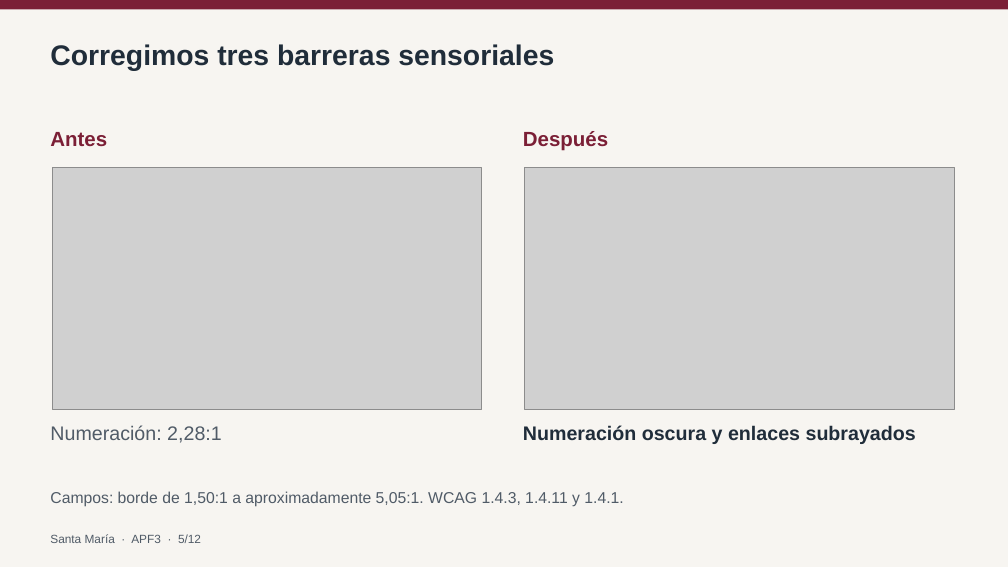
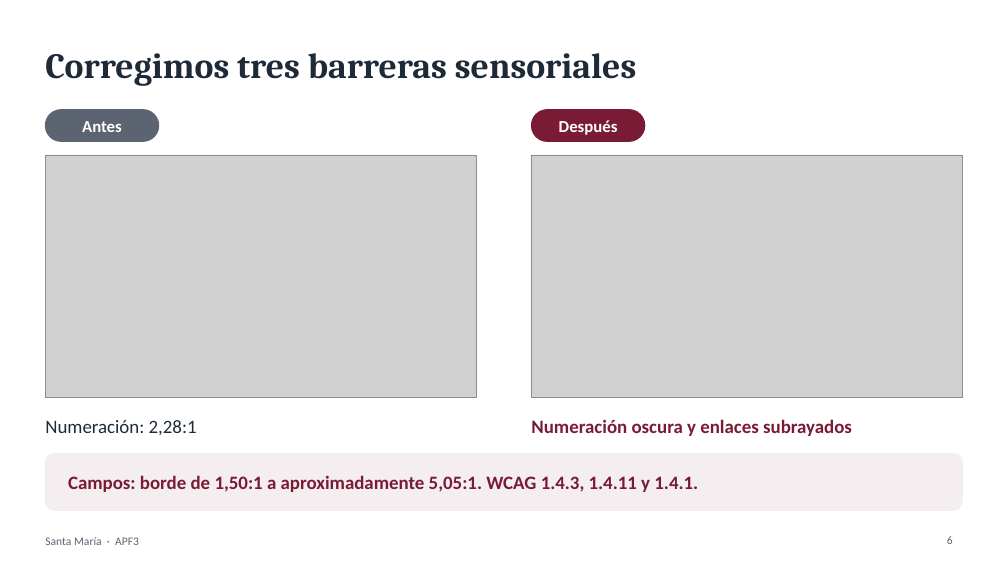
Before and after one commit to BruGeth/IHM_Colegio_Santa_Maria_Reyna_Angeles, a slide deck: slide 6 of avance informe 3/APF3_Grupo5_SantaMaria.pptx (slide 5 before the commit). Drawn at 1008x567 pixels with LibreOffice and Linux fonts; fonts in the diff are those of the drawing; grey boxes stand for pictures. Boxes give left, top, right and bottom in pixels: in the first picture for what was removed or moved away, otherwise in the second. Text is boxed around its words. In the diff, an @@ line names an element or a change of style, - is before the commit and + after.

```diff
--- a/avance informe 3/APF3_Grupo5_SantaMaria.pptx
+++ b/avance informe 3/APF3_Grupo5_SantaMaria.pptx
@@ background #F7F5F1 to #FFFFFF @@
@@ rectangle removed at (0,0,1008,9) @@
@@ title "Corregimos tres barreras sensoriales": place and size @@
-title "Corregimos tres barreras sensoriales" at (50,44,554,71)
+title "Corregimos tres barreras sensoriales" at (45,53,636,86)
@@ title "Corregimos tres barreras sensoriales" at (45,53,636,86): size 27 to 34 pt, font Arial to Cambria, text colour #202D3A to #1E2A38; vertical alignment top to middle @@
@@ text "Antes" at (82,121,122,132): size 19.5 to 16 pt, font Arial to Calibri, text colour #7B1F36 to #FFFFFF; alignment left to centre; vertical alignment top to middle @@
@@ text "Antes": place and size @@
-text "Antes" at (50,132,107,146)
+text "Antes" at (82,121,122,132)
@@ rounded rectangle added at (45,110,159,141), fill #5B6470, outline #5B6470 1 pt @@
@@ text "Después": place and size @@
-text "Después" at (523,131,608,151)
+text "Después" at (559,120,618,135)
@@ text "Después" at (559,120,618,135): size 19.5 to 16 pt, font Arial to Calibri, text colour #7B1F36 to #FFFFFF; alignment left to centre; vertical alignment top to middle @@
@@ rounded rectangle added at (532,110,645,141), fill #7A1B35, outline #7A1B35 1 pt @@
@@ picture: place and size @@
-picture at (52,168,482,410)
+picture at (45,155,476,398)
@@ picture: place and size @@
-picture at (525,168,954,410)
+picture at (532,155,963,398)
@@ text "Numeración: 2,28:1" at (45,420,197,435): size 18.8 to 18 pt, font Arial to Calibri, text colour #505B67 to #1E2A38; vertical alignment top to middle @@
@@ text "Numeración oscura y enlaces subrayados": place and size @@
-text "Numeración oscura y enlaces subrayados" at (523,425,916,444)
+text "Numeración oscura y enlaces subrayados" at (531,419,852,436)
@@ text "Numeración oscura y enlaces subrayados" at (531,419,852,436): size 18.8 to 18 pt, font Arial to Calibri, text colour #202D3A to #7A1B35; vertical alignment top to middle @@
@@ rounded rectangle added at (45,454,963,510), fill #F4EEF0, outline #F4EEF0 1 pt @@
@@ text "Campos: borde de 1,50:1 a ...": place and size @@
-text "Campos: borde de 1,50:1 a ..." at (50,491,623,507)
+text "Campos: borde de 1,50:1 a ..." at (68,475,698,492)
@@ text "Campos: borde de 1,50:1 a ..." at (68,475,698,492): size 15 to 18 pt, font Arial to Calibri, text colour #505B67 to #7A1B35, bold on; vertical alignment top to middle @@
@@ text added at (45,537,139,545), 11 pt, text #5B6470 @@
+Santa María · APF3
@@ text removed at (50,534,201,543) @@
-Santa María · APF3 · 5/12
@@ page number added at (947,536,953,544), 11 pt, text #5B6470 @@
+6
```
Also in this commit, not shown: 11 other slides changed.
